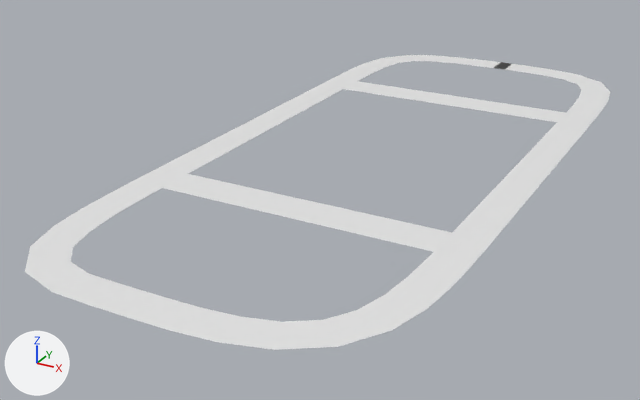
Two versions of the COLLADA model prius_sdc/models/track/materials/meshes/complete_circuit.dae, one commit apart.
Before and after are seen from a 50 mm lens placed at (71.0, -141.3, 57.8), pointed at (-2.4, -7.9, -8.9). The axes (+X, +Y, +Z) are drawn at lower left. The lights are the same throughout. Where no turn or scale is listed for an object, it has been applied to the vertices.

The scene before the commit, as lines of its bpy script (objects in view):
```python
me_plane = bpy.data.meshes.new('Plane')
me_plane.from_pydata(...)  # 114 vertices, 112 faces; spans x -24.5..36.8, y -3.1..137.7, z 0.0
me_plane_002 = bpy.data.meshes.new('Plane.002')
me_plane_002.from_pydata(...)  # 175 vertices, 272 faces; spans x -20.1..29.5, y -3.6..3.6, z 0.0
me_plane_003 = bpy.data.meshes.new('Plane.003')
me_plane_003.from_pydata(...)  # 175 vertices, 272 faces; spans x -20.1..29.5, y -3.6..3.6, z 0.0
ob_inner_road_1_plane = bpy.data.objects.new('inner_road_1_plane', me_plane_002)
ob_inner_road_1_plane.location = (1.4, -30.4, 0.0)
ob_inner_road_2_plane_001 = bpy.data.objects.new('inner_road_2_plane.001', me_plane_003)
ob_inner_road_2_plane_001.location = (1.4, 35.4, 0.0)
ob_outer_track_plane = bpy.data.objects.new('outer_track_plane', me_plane)
ob_outer_track_plane.location = (0.0, -66.0, 0.0)
```
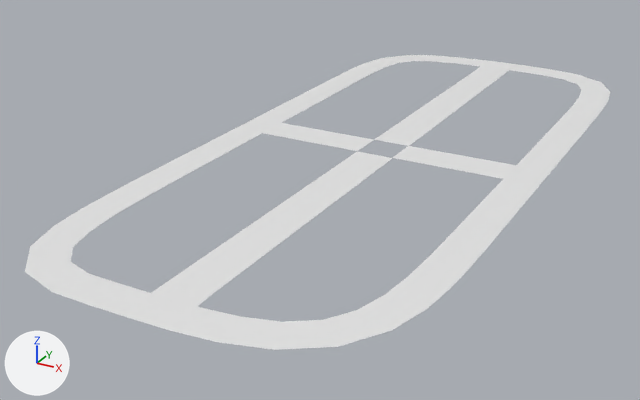
Location of each change, (x1, y1, x2, y2) in pixels of the pictures (640 x 400 px):
'chowk_b_back', added: after (150, 151, 392, 308)
'inner_road_1_plane', deleted: before (160, 173, 454, 252)
'chowk_b_front', added: after (374, 66, 510, 146)
'inner_road_2_plane.001', deleted: before (342, 81, 568, 123)
'chowk_s_right', added: after (393, 146, 517, 179)
'chowk_s_left', added: after (259, 122, 374, 151)

Diff of the bpy script that builds the scene:
```diff
--- a/prius_sdc/models/track/materials/meshes/complete_circuit.dae.py
+++ b/prius_sdc/models/track/materials/meshes/complete_circuit.dae.py
@@ me_plane_002_1 @@
+me_plane_002_1.from_pydata(...)  # 237 vertices, 376 faces; spans x -3.6..3.8, y -24.6..36.0, z 0.0
@@ me_plane_004 @@
+me_plane_004.from_pydata(...)  # 175 vertices, 272 faces; spans x -3.7..3.6, y -24.8..36.8, z 0.0
@@ me_plane_005 @@
+me_plane_005.from_pydata(...)  # 65 vertices, 96 faces; spans x -25.5..-4.4, y -3.6..3.6, z 0.0
@@ me_plane_006 @@
+me_plane_006.from_pydata(...)  # 65 vertices, 96 faces; spans x -26.4..-4.8, y -3.6..3.6, z 0.0
@@ ob_inner_road_2_plane_001 @@
-ob_inner_road_2_plane_001 = bpy.data.objects.new('inner_road_2_plane.001', me_plane_003)
-ob_inner_road_2_plane_001.location = (1.4, 35.4, 0.0)
@@ ob_inner_road_1_plane @@
-ob_inner_road_1_plane = bpy.data.objects.new('inner_road_1_plane', me_plane_002)
-ob_inner_road_1_plane.location = (1.4, -30.4, 0.0)
@@ ob_chowk_b_back @@
+ob_chowk_b_back = bpy.data.objects.new('chowk_b_back', me_plane_002_1)
+ob_chowk_b_back.location = (6.2, -38.7, 0.0)
@@ ob_chowk_b_front @@
+ob_chowk_b_front = bpy.data.objects.new('chowk_b_front', me_plane_004)
+ob_chowk_b_front.location = (6.2, 29.4, 0.0)
@@ ob_chowk_s_right @@
+ob_chowk_s_right = bpy.data.objects.new('chowk_s_right', me_plane_005)
+ob_chowk_s_right.location = (35.2, 1.0, 0.0)
@@ ob_chowk_s_left @@
+ob_chowk_s_left = bpy.data.objects.new('chowk_s_left', me_plane_006)
+ob_chowk_s_left.location = (7.4, 1.0, 0.0)
```
